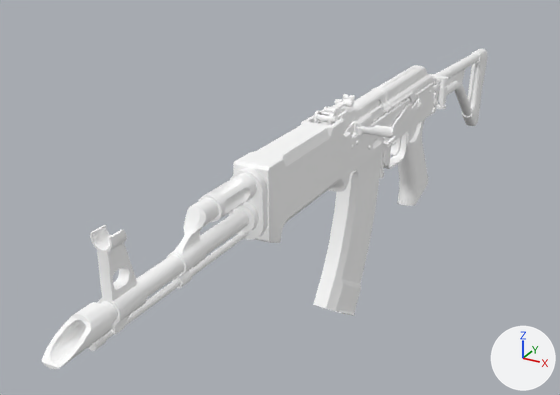
Two versions of the FBX model models/weapons/v_ak47_fbx/mesh/v_ak47_bg_gun_lod0.fbx, one commit apart.
Both versions are drawn from a 50 mm camera at (0.07, -0.478, 0.113) aimed at (-0.077, -0.211, -0.021). Lighting does not change. The marker at lower right points along +X, +Y and +Z. Where no turn or scale is listed for an object, it has been applied to the vertices.

Objects in the first picture: 'renderMesh0'.
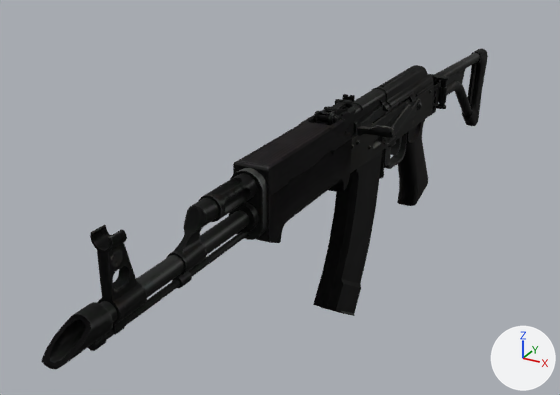
What changed in the scene script:
```text
Add img_ak47_tga:
    img_ak47_tga = load_image('ak47.tga', '../../../../materials/models/weapons/w_models/ak47/ak47.tga', 512, 512, 'sRGB')
Change mat_materials_models_weapons_v_models_ak47_ak47_vmat:
    remove mat_materials_models_weapons_v_models_ak47_ak47_vmat.base_color = (1.0, 1.0, 1.0)  # white #ffffff
    add mat_materials_models_weapons_v_models_ak47_ak47_vmat.texture = img_ak47_tga
    mat_materials_models_weapons_v_models_ak47_ak47_vmat.metallic: 0.0 -> 1.0
```

Pixel boxes (x1, y1, x2, y2) of what changed, in the pictures (560 x 395 px):
'renderMesh0', surface changed (white to black): (41, 49, 488, 370) in both
